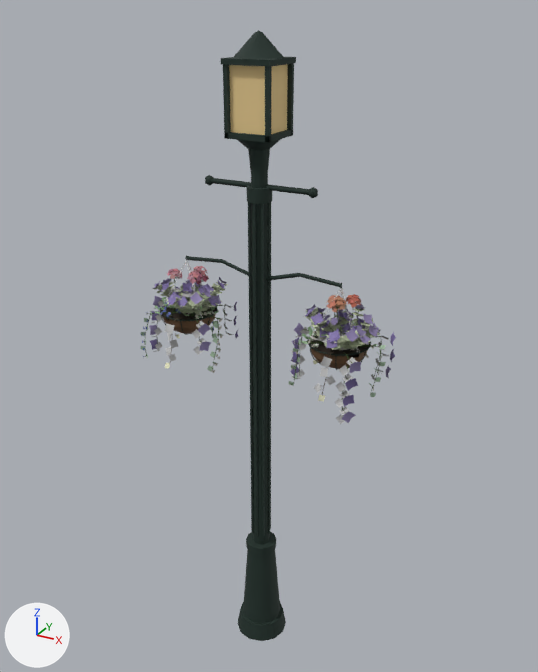
Renders of the glTF model assets/models/props/street_lamp.glb from each side of a commit.
Both versions are drawn from a camera (50 mm lens) standing at (1.98, -3.48, 3.96) and looking at (-0.01, 0.13, 2.15). Every picture has the same lights, and +X, +Y and +Z are marked at lower left. The first picture is the older version. Vertices at exactly the same position are counted once.

Before the edit, the objects in view are built like this:
```python
me_street_lamp = bpy.data.meshes.new('street_lamp')
me_street_lamp.from_pydata(...)  # 15533 vertices, 17976 faces; spans x -0.83..0.77, y -0.31..0.27, z 0.0..3.86
# faces by material slot: [13512, 4464]
me_street_lamp.materials.append(mat_house)
me_street_lamp.materials.append(mat_plant)
ob_street_lamp = bpy.data.objects.new('street_lamp', me_street_lamp)
ob_street_lamp.location = (0.0, 0.0, 0.0)
```
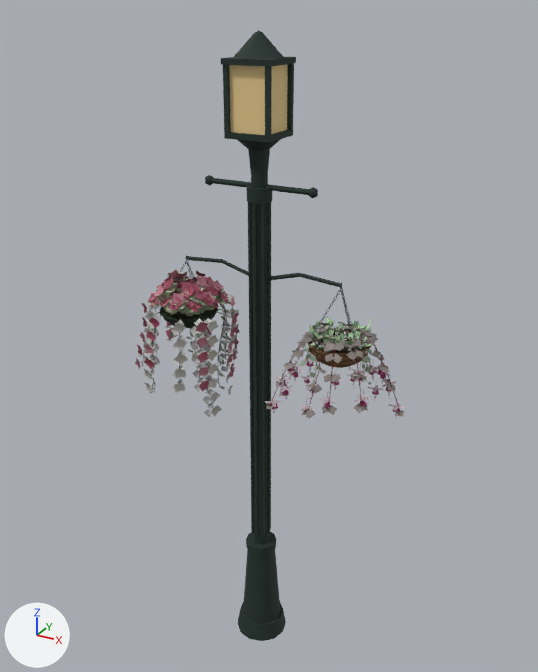
Changed parts and their boxes (x1, y1, x2, y2) in the pictures (538 x 672 px):
'street_lamp', reshaped: before (141, 30, 396, 641); after (135, 30, 405, 641)
part 1 of me_street_lamp, deleted: before (141, 266, 396, 424)
part 2 of me_street_lamp, built on: before (145, 275, 382, 409); after (135, 269, 405, 419)
part 3 of me_street_lamp, recoloured: (161, 260, 358, 350) in both

The edits, one by one:
me_street_lamp is used by ob_street_lamp; location (0.0, 0.0, 0.0).
me_street_lamp had 15533 vertices, 17976 faces and spanned x -0.83..0.77, y -0.31..0.27, z 0.0..3.86.
me_street_lamp now has 20132 vertices, 22136 faces and spans x -0.86..0.89, y -0.34..0.41, z 0.0..3.86.
me_street_lamp part 1: 1102 loose pieces with 7217 vertices, spanning x -0.83..0.77, y -0.31..0.27, z 1.91..2.56, are deleted.
me_street_lamp part 2: 521 vertices moved within x -0.72..0.67, y -0.25..0.17, z 2.0..2.44; 4359 vertices removed from x -0.78..0.75, y -0.26..0.25, z 1.92..2.5; 16161 vertices added at x -0.86..0.89, y -0.34..0.41, z 1.66..2.5.
me_street_lamp part 3: 3408 kept faces spanning x -0.65..0.65, y -0.09..0.17, z 2.27..2.59 get new vertex colours; the middle colour goes from white #ffffff to dark grey #5f696d.
Other edits to the shape of me_street_lamp do not show in these pictures.
